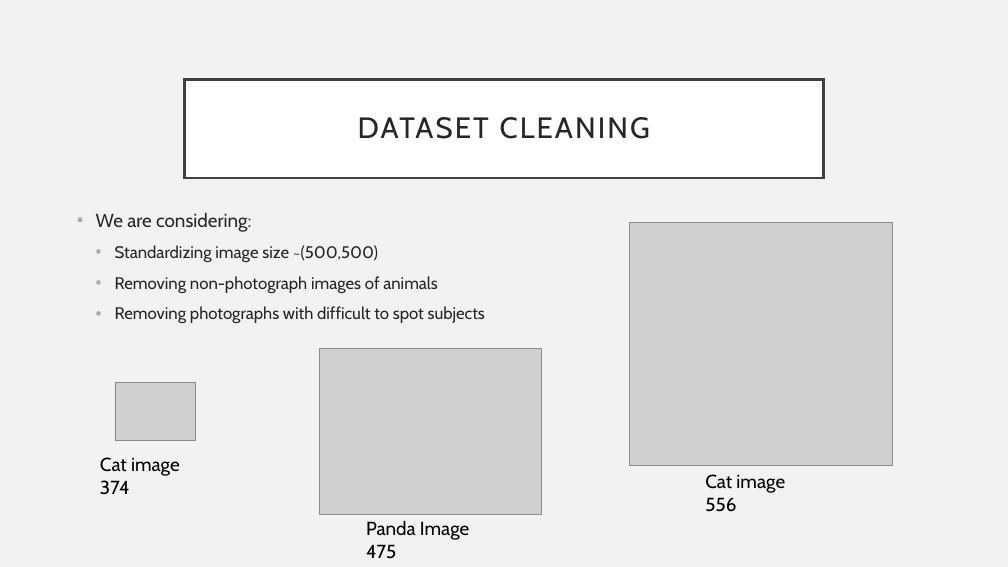
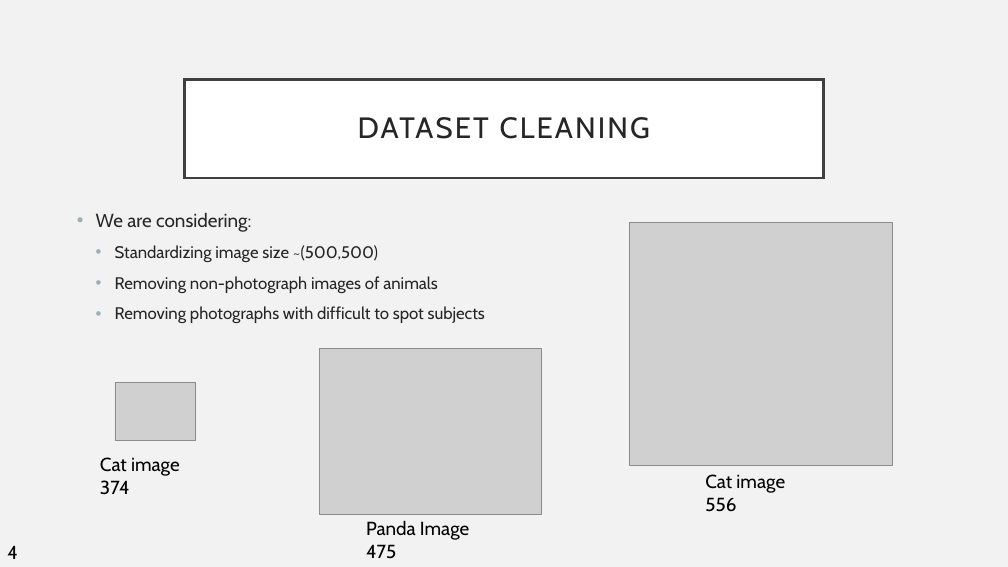
Before and after one commit to EZRA-DVLPR/MachineLearning-Comp542, a slide deck: slide 5 of group_proj/presentations/projPres1.pptx. Drawn at 1008x567 pixels with LibreOffice and Linux fonts; fonts in the diff are those of the drawing; grey boxes stand for pictures. Boxes give left, top, right and bottom in pixels: in the first picture for what was removed or moved away, otherwise in the second. Text is boxed around its words. In the diff, an @@ line names an element or a change of style, - is before the commit and + after.

```diff
--- a/group_proj/presentations/projPres1.pptx
+++ b/group_proj/presentations/projPres1.pptx
@@ text added at (7,545,18,559), 18 pt, text #000000 @@
+4
```
Also in this commit, not shown: 4 other slides changed, 3 other files.
